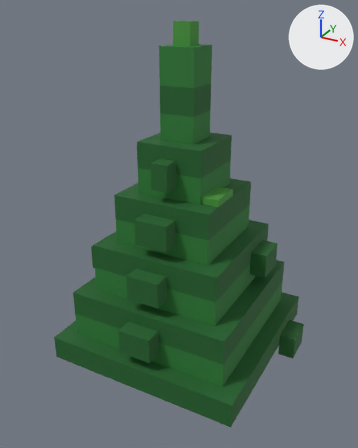
The glTF model roblox-island/exports/glb/PineTree.glb as it was, and as the next commit left it.
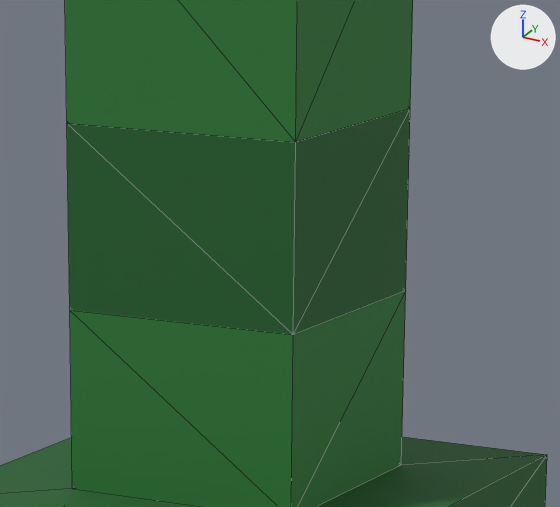
Old and new are each drawn whole from a 50 mm lens placed at (13.13, -24.64, 24.41), pointed at (-0.56, 0.25, 11.96) and again close up on the part from 42% to 65% of the width and 15% to 32% of the height. The lights are fixed; the arrows at upper right show +X, +Y and +Z. The first two pictures are the older version. The close-ups show mesh edges as thin lines. Vertices at exactly the same position are counted once.

The first close-up shows 'PineTree'.
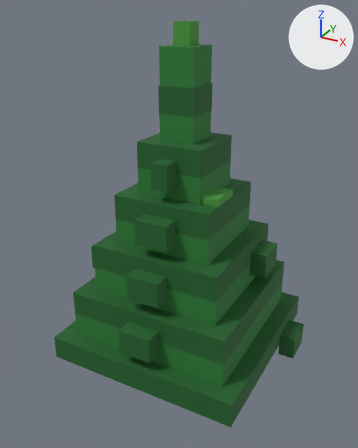
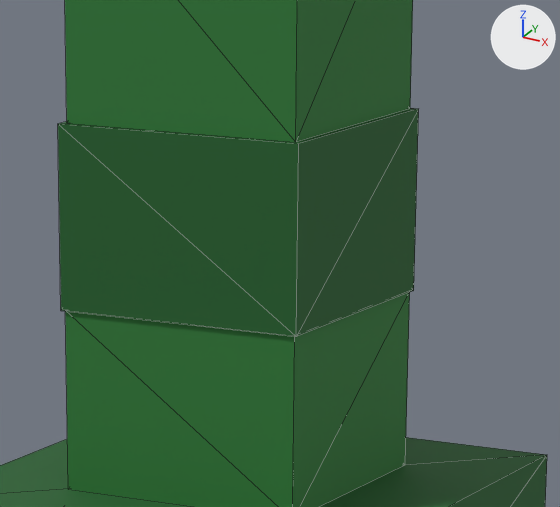
Pixel boxes (x1, y1, x2, y2) of what changed, in the close-ups (560 x 507 px):
part 1 of me_pinetree, added (green): after (58, 108, 419, 337)
part 2 of me_pinetree, built on: before (67, 109, 410, 507); after (67, 293, 408, 507)

Diff of the bpy script that builds the scene:
```diff
--- a/roblox-island/exports/glb/PineTree.glb.py
+++ b/roblox-island/exports/glb/PineTree.glb.py
@@ me_pinetree @@
 # used by ob_pinetree; location = (0.0, 0.0, 0.0)
-me_pinetree.from_pydata(...)  # 232 vertices, 372 faces; spans x -7.0..7.0, y -6.0..7.0, z 0.0..23.7
+me_pinetree.from_pydata(...)  # 240 vertices, 376 faces; spans x -7.0..7.0, y -6.0..7.0, z 0.0..23.7
+# me_pinetree part 1: a new loose piece, a box spanning x -1.1..1.1, y -1.1..1.1, z 19.0..20.5, in mat_voxelpalette (picture img_voxel_palette)
+# me_pinetree part 2
+# 1 vertex is removed from x 1.0, y -1.0, z 19.0
+# 13 faces are deleted
+# 1 vertex is added at (1.1, -1.1, 19.0)
+# 5 new faces join them
 me_pinetree.materials.append(mat_voxelpalette)
```
